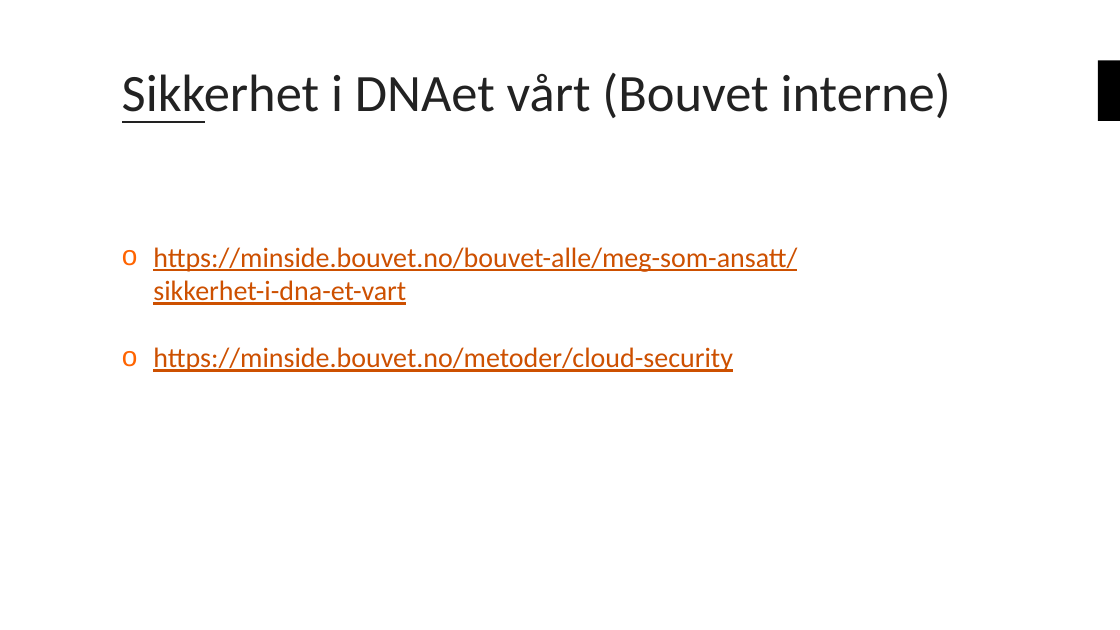
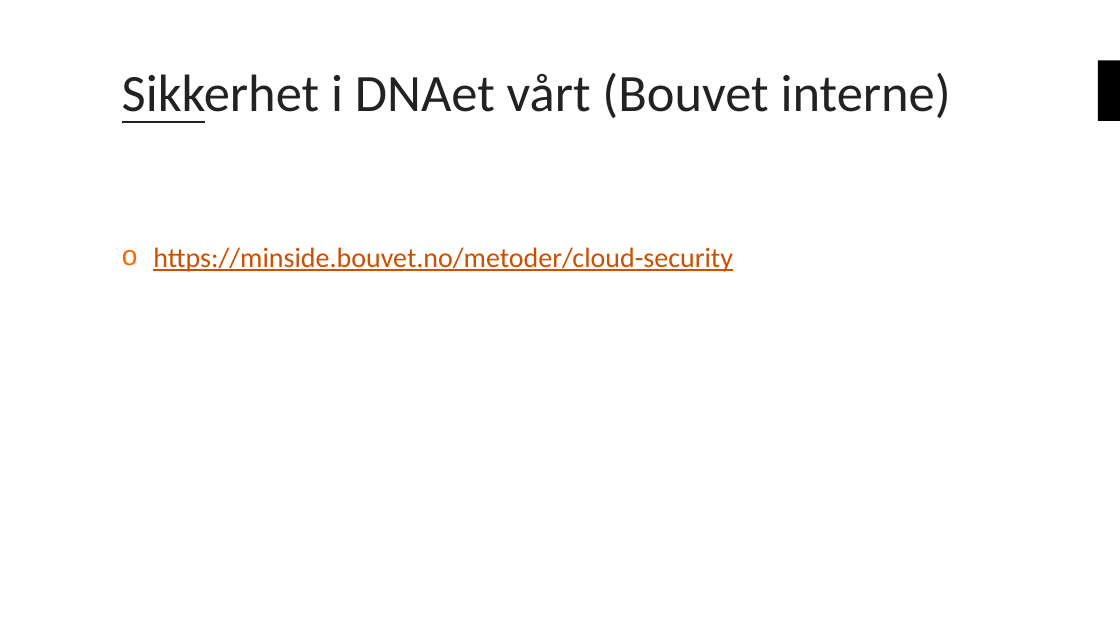
Before and after one commit to bouvet/azure-workshops, a slide deck: slide 5 of Workshop_3/Presentasjon/Azureskolen-Workshop#3.pptx. Drawn at 1120x630 pixels with LibreOffice and Linux fonts; fonts in the diff are those of the drawing; background and template pictures are left out. Boxes give left, top, right and bottom in pixels: in the first picture for what was removed or moved away, otherwise in the second. Text is boxed around its words. In the diff, an @@ line names an element or a change of style, - is before the commit and + after.

```diff
--- a/Workshop_3/Presentasjon/Azureskolen-Workshop#3.pptx
+++ b/Workshop_3/Presentasjon/Azureskolen-Workshop#3.pptx
@@ text at (153,247,797,305): paragraph removed @@
-o https://minside.bouvet.no/bouvet-alle/meg-som-ansatt/sikkerhet-i-dna-et-vart
```
Also in this commit, not shown: 4 other slides changed, 2 slides added, 1 slide removed.
